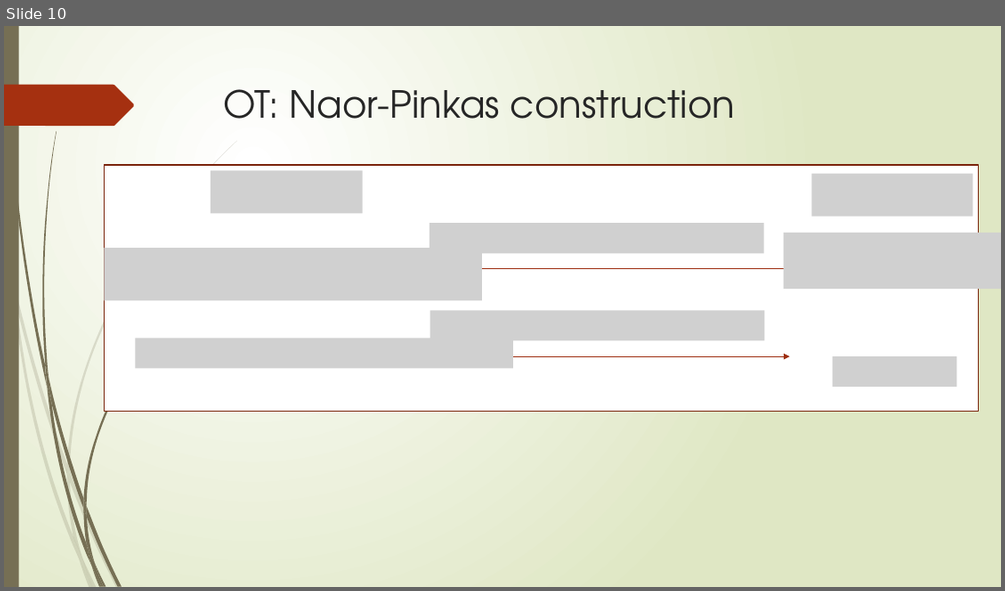
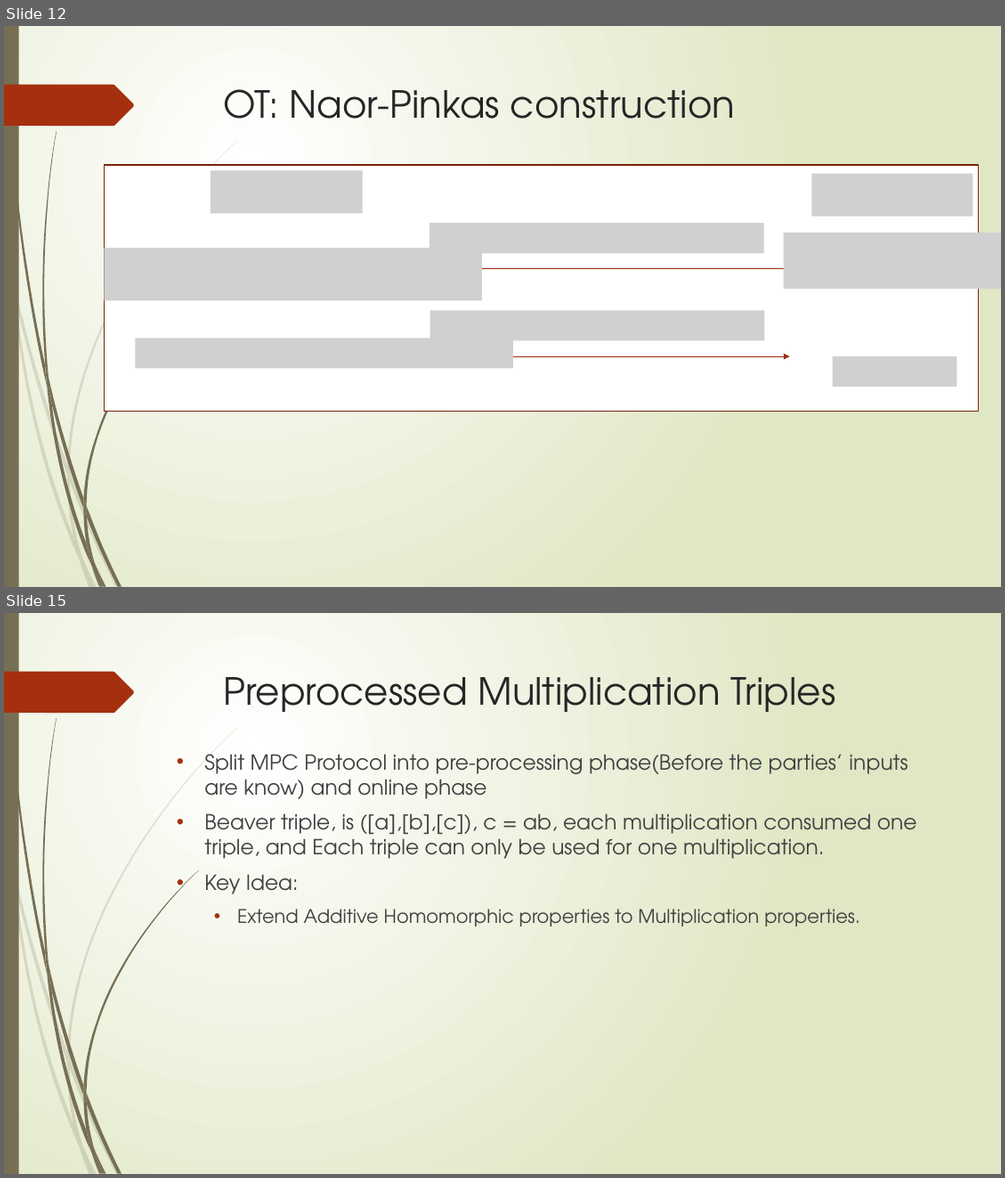
Before and after one commit to Voidkai/MPC_PSI, a slide deck: PowerPoint/ABY.pptx. Shown one above the other, each under a label of ours: slide 10 before the commit, slides 12 and 15 after it; the slides between them are not shown. The pictures are 1005x591 and 1005x1178 pixels, drawn with LibreOffice and Linux fonts; fonts in the diff are those of the drawing; grey boxes stand for pictures. Boxes give left, top, right and bottom in pixels: in the first picture for what was removed or moved away, otherwise in the second. Text is boxed around its words. In the diff, an @@ line names an element or a change of style, - is before the commit and + after.

```diff
--- a/PowerPoint/ABY.pptx
+++ b/PowerPoint/ABY.pptx
@@ slide 15 added at (4,613,1001,1174), background gradient #FFFFFF to #DFE8C4; not listed: 24 template elements that a slide beside it also shows @@
@@ title added at (224,677,835,712), 36 pt, text #262626 @@
+Preprocessed Multiplication Triples
@@ text added at (204,754,917,926), 20 pt, text #404040 @@
+• Split MPC Protocol into pre-processing phase(Before the parties’ inputs are know) and online phase
+• Beaver triple, is ([a],[b],[c]), c = ab, each multiplication consumed one triple, and Each triple can only be used for one multiplication.
+• Key Idea:
+  • Extend Additive Homomorphic properties to Multiplication properties.
@@ what was slide 10 is now slide 12 @@
```
Also in this commit, not shown: 3 slides changed, 4 other slides added, 1 slide removed, 1 other file.
